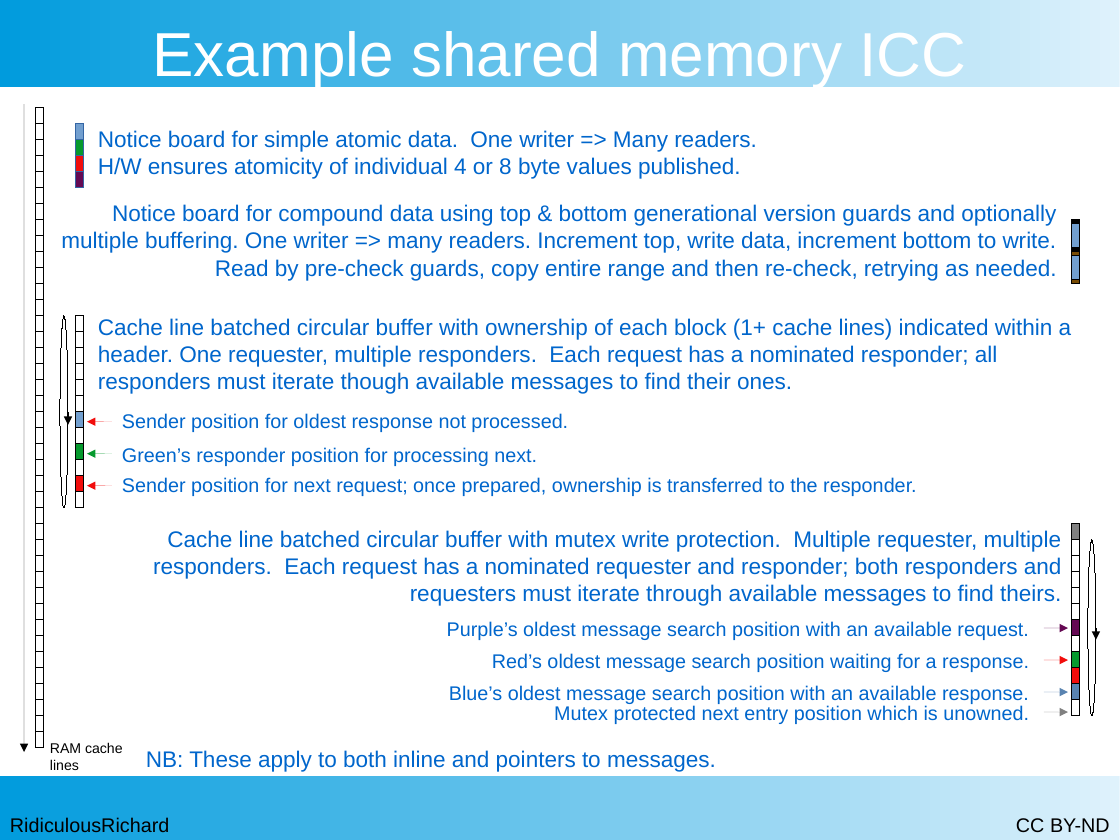
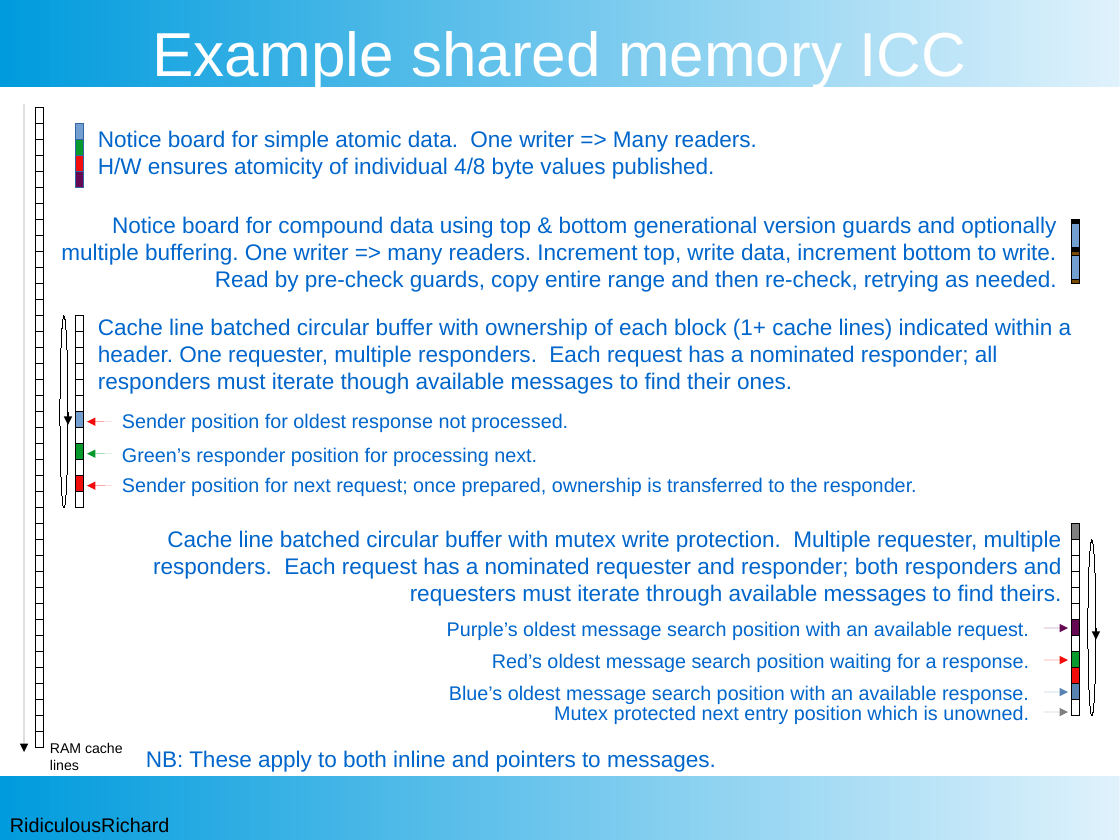
Before and after one commit to RidiculousRichard/presentations, a slide deck: slide 5 of Demystifying ICC.odp. Drawn at 1120x840 pixels with LibreOffice and Linux fonts; fonts in the diff are those of the drawing; background and template pictures are left out. Boxes give left, top, right and bottom in pixels: in the first picture for what was removed or moved away, otherwise in the second. Text is boxed around its words. In the diff, an @@ line names an element or a change of style, - is before the commit and + after.

```diff
--- a/Demystifying ICC.odp
+++ b/Demystifying ICC.odp
@@ text at (98,157,715,179): text changed @@
-H/W ensures atomicity of individual 4 or 8 byte values published.
+H/W ensures atomicity of individual 4/8 byte values published.
@@ text "Notice board for compound data ...": place and size @@
-text "Notice board for compound data ..." at (61,204,1057,281)
+text "Notice board for compound data ..." at (61,216,1057,292)
@@ text removed at (1016,818,1110,833) @@
-CC BY-ND
```
Also in this commit, not shown: 13 other slides changed.
